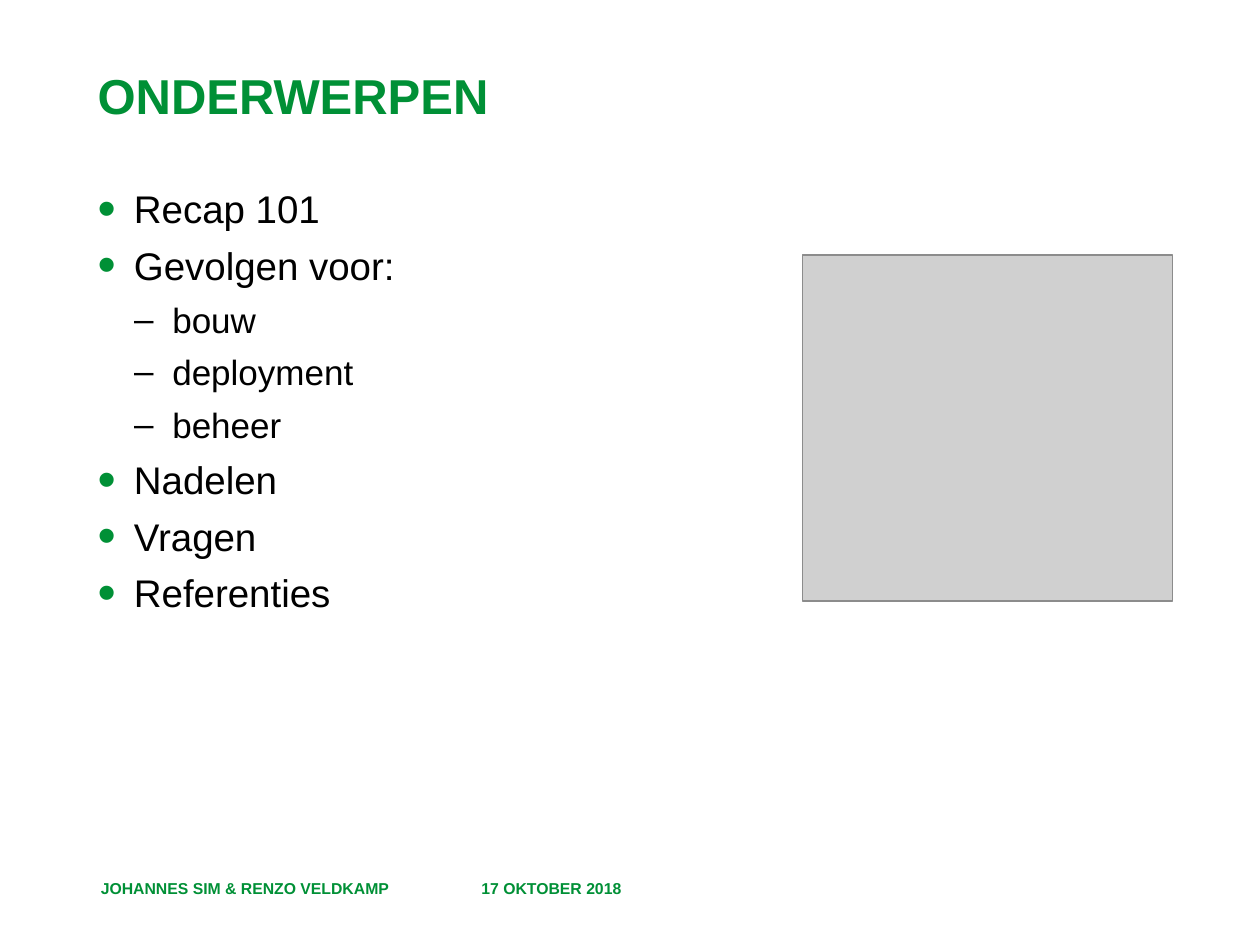
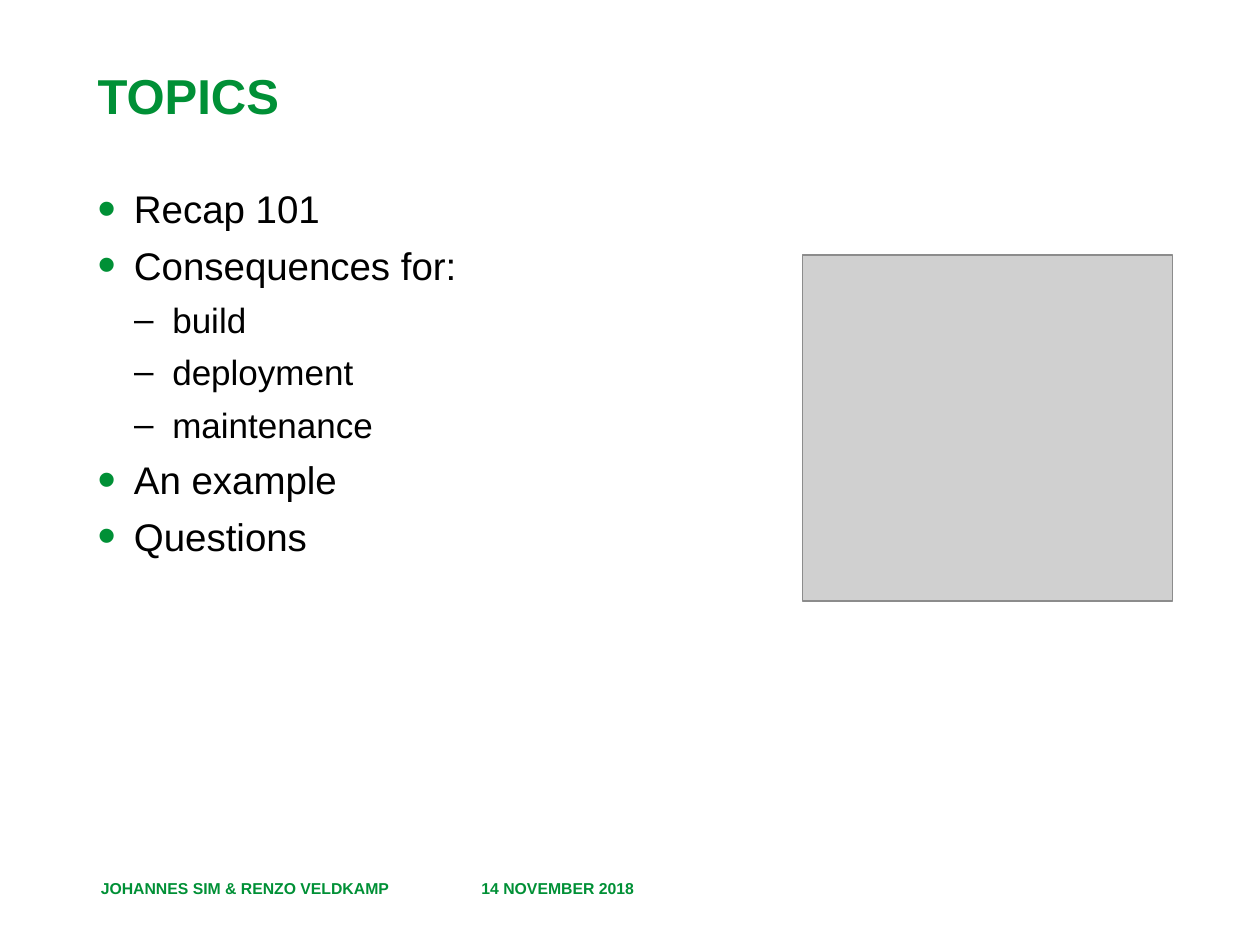
Before and after one commit to RenzoVeldkamp/MicroContainer, a slide deck: slide 2 of Presentatie/Microservices 102.pptx. Drawn at 1260x945 pixels with LibreOffice and Linux fonts; fonts in the diff are those of the drawing; grey boxes stand for pictures; background and template pictures are left out. Boxes give left, top, right and bottom in pixels: in the first picture for what was removed or moved away, otherwise in the second. Text is boxed around its words. In the diff, an @@ line names an element or a change of style, - is before the commit and + after.

```diff
--- a/Presentatie/Microservices 102.pptx
+++ b/Presentatie/Microservices 102.pptx
@@ title at <box>98,79,279,115</box>: text changed @@
-ONDERWERPEN
+TOPICS
@@ text at <box>134,252,456,334</box>: text changed @@
-• Gevolgen voor:
-  – bouw
+• Consequences for:
+  – build
@@ text at <box>134,412,373,558</box>: text changed @@
-  – beheer
-• Nadelen
-• Vragen
-• Referenties
+  – maintenance
+• An example
+• Questions
@@ text at <box>481,883,634,894</box>: text changed @@
-17 OKTOBER 2018
+14 NOVEMBER 2018
```
Also in this commit, not shown: 6 other slides changed, 1 slide added, 1 slide removed, 25 other files.
